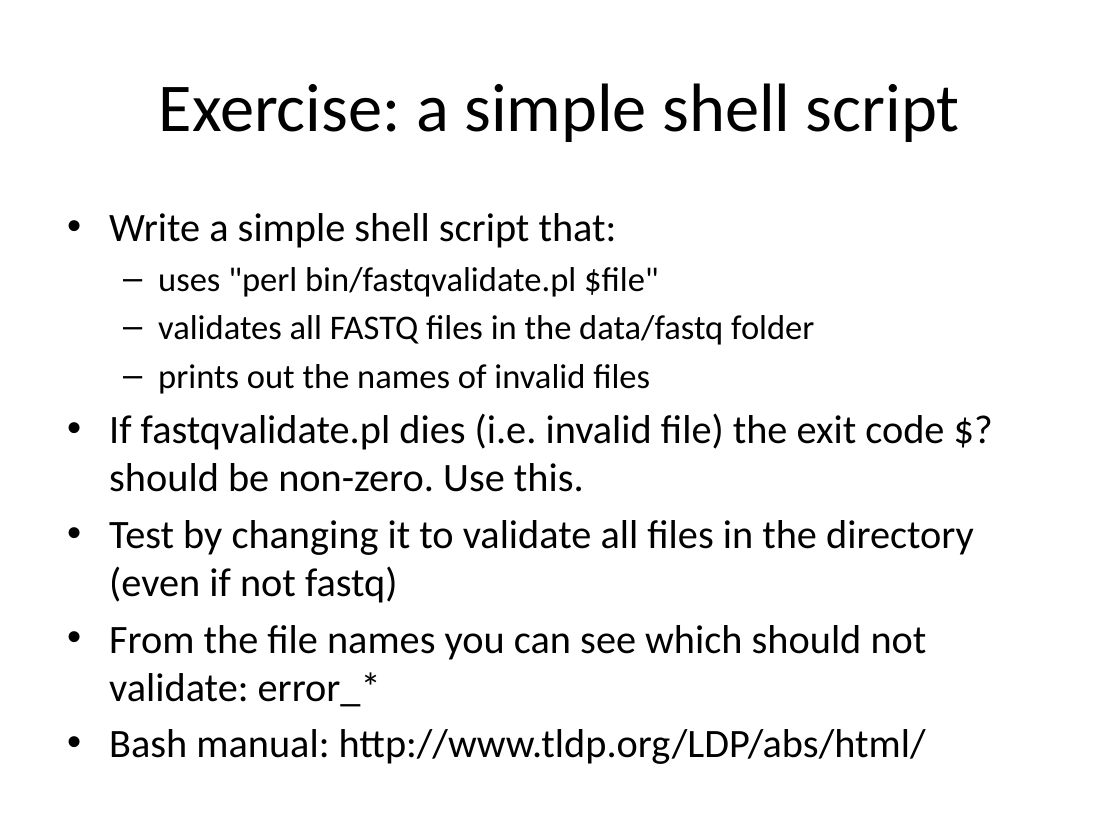
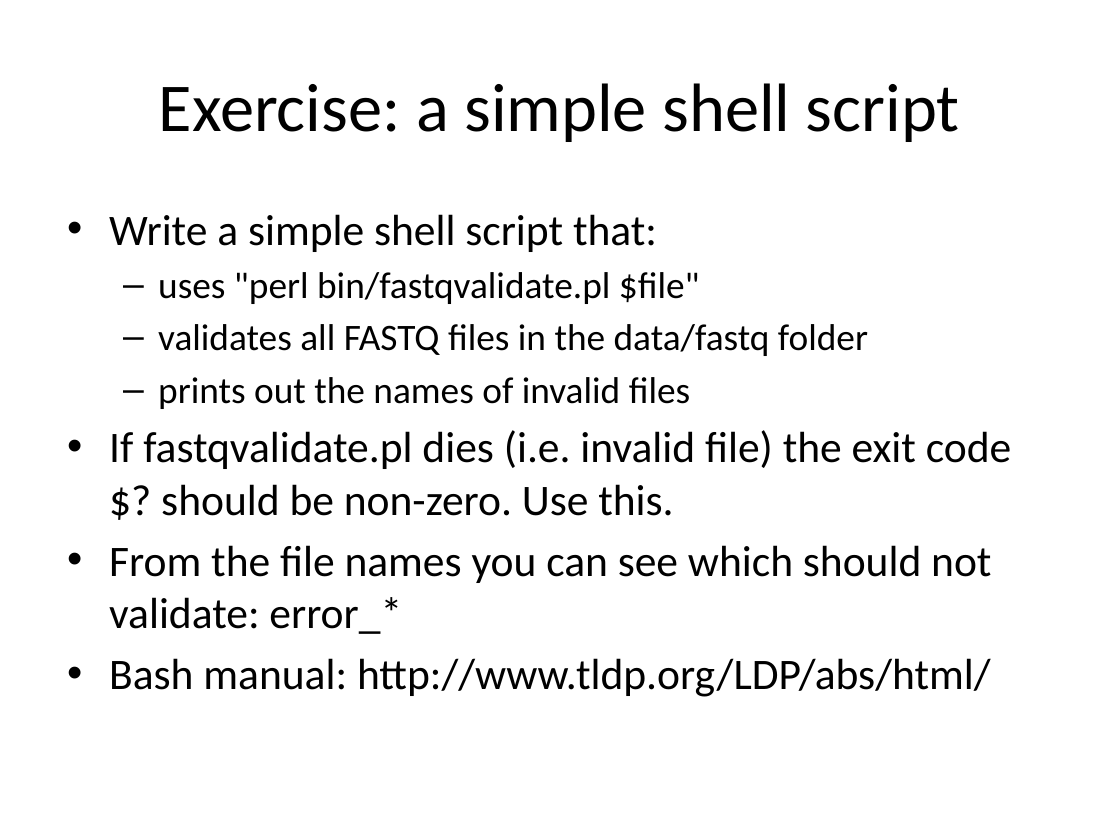
Before and after one commit to rvosa/ngs-workflows, a slide deck: slide 15 of doc/slides/day2/session2/CLIScripting.pptx. Drawn at 1120x840 pixels with LibreOffice and Linux fonts; fonts in the diff are those of the drawing. Boxes give left, top, right and bottom in pixels: in the first picture for what was removed or moved away, otherwise in the second. Text is boxed around its words. In the diff, an @@ line names an element or a change of style, - is before the commit and + after.

```diff
--- a/doc/slides/day2/session2/CLIScripting.pptx
+++ b/doc/slides/day2/session2/CLIScripting.pptx
@@ text "Write a simple shell script ..." at bbox=[109, 214, 1011, 697]: size 25.9 to 28 pt in "Write a simple shell script that:", "If fastqvalidate.pl dies (i.e. invalid file) the ...", "From the file names you can see ...", "Bash manual: http://www.tldp.org/LDP/abs/html/"; size 22.2 to 24 pt in "uses "perl bin/fastqvalidate.pl $file"", "validates all FASTQ files in the data/fastq ...", "prints out the names of invalid files" @@
@@ text at bbox=[109, 520, 974, 603]: paragraph removed @@
-• Test by changing it to validate all files in the directory (even if not fastq)
```
Also in this commit, not shown: 1 slide added, 2 other files.
